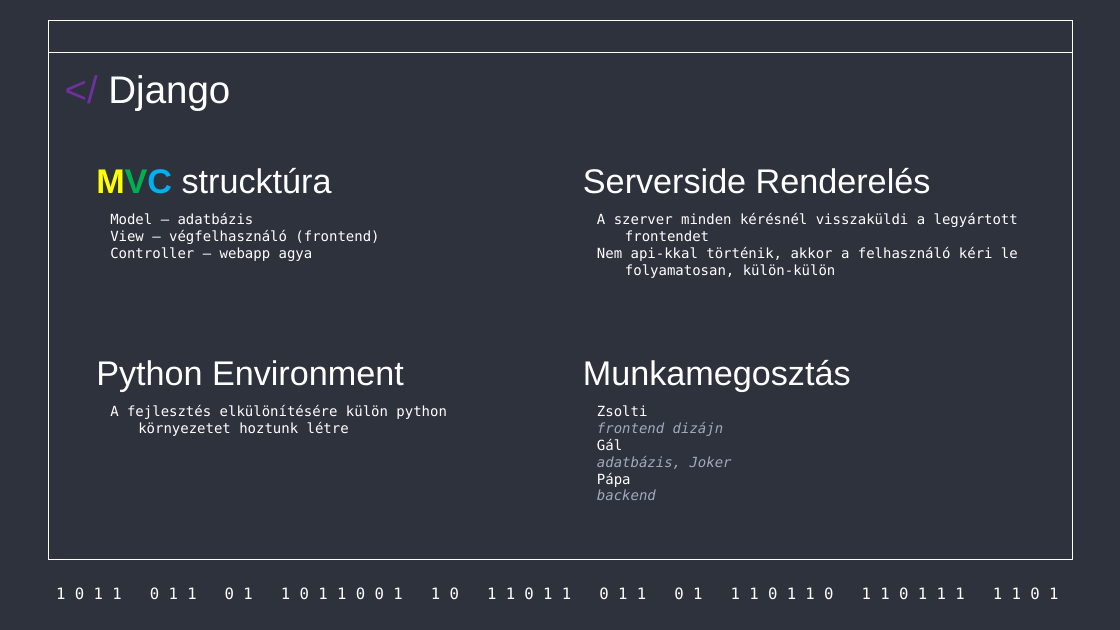
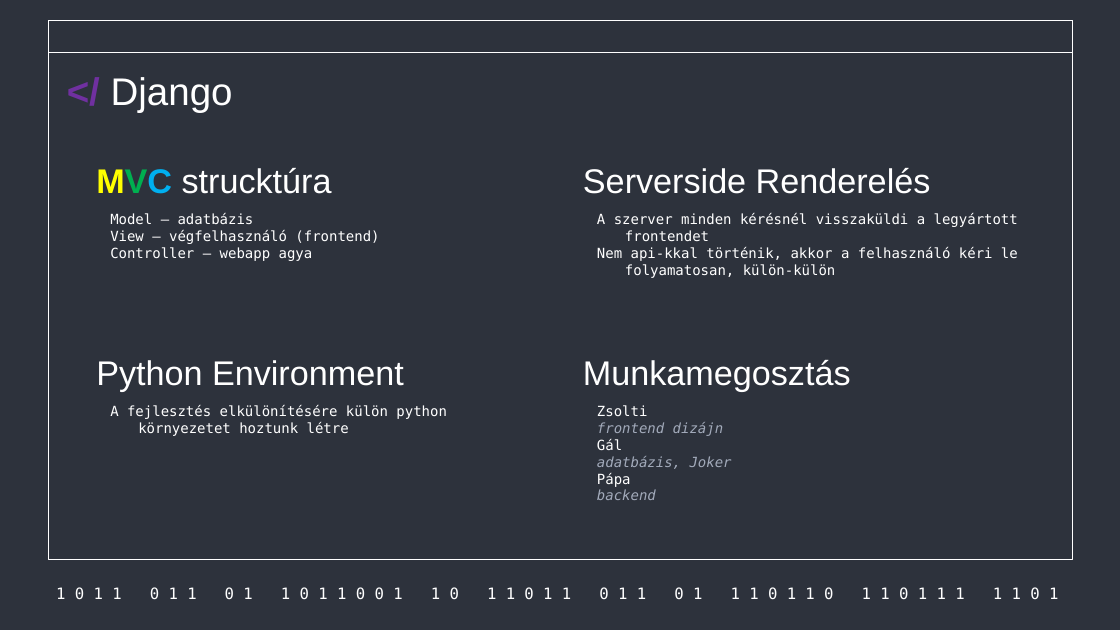
Before and after one commit to Acsilaa/dusza2024-25, a slide deck: slide 2 of Hell yeah ppt.pptx. Drawn at 1120x630 pixels with LibreOffice and Linux fonts; fonts in the diff are those of the drawing. Boxes give left, top, right and bottom in pixels: in the first picture for what was removed or moved away, otherwise in the second. Text is boxed around its words. In the diff, an @@ line names an element or a change of style, - is before the commit and + after.

```diff
--- a/Hell yeah ppt.pptx
+++ b/Hell yeah ppt.pptx
@@ text "</ Django" at [111,77,233,113]: bold on in "</" @@
```
Also in this commit, not shown: 10 other slides changed.
